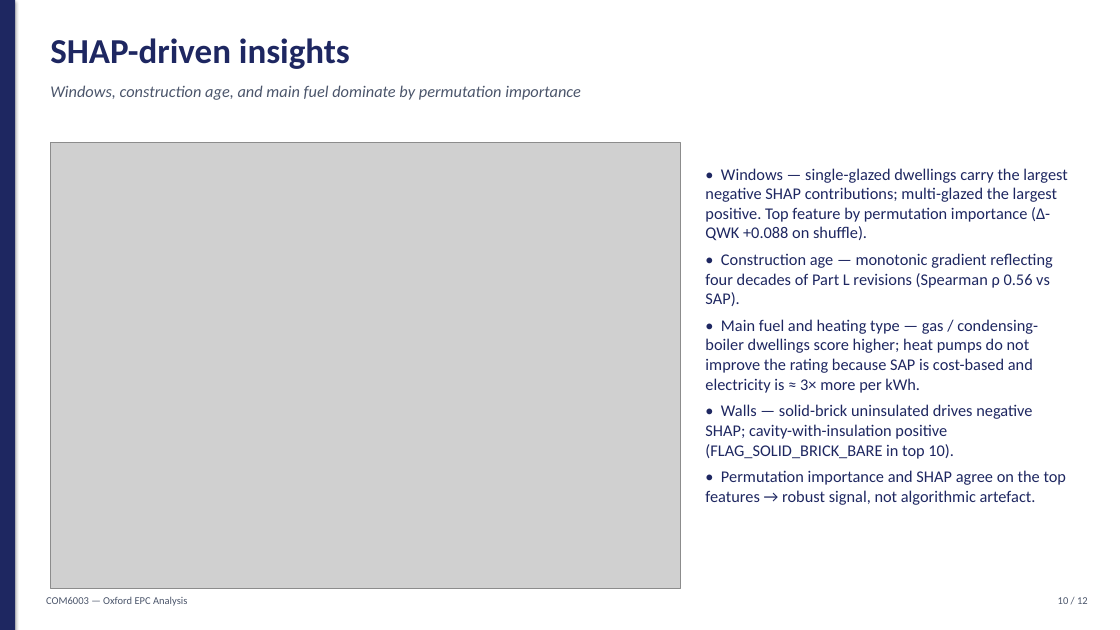
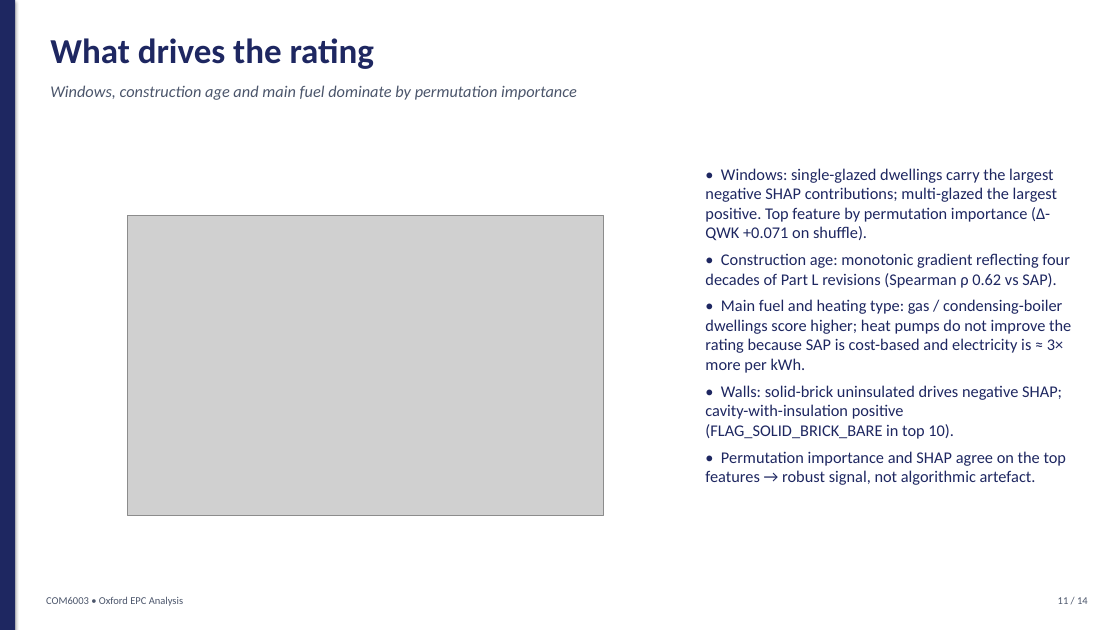
Before and after one commit to parsecsion/oxford-epc, a slide deck: slide 11 of presentation/COM6003_Oxford_Presentation.pptx (slide 10 before the commit). Drawn at 1120x630 pixels with LibreOffice and Linux fonts; fonts in the diff are those of the drawing; grey boxes stand for pictures. Boxes give left, top, right and bottom in pixels: in the first picture for what was removed or moved away, otherwise in the second. Text is boxed around its words. In the diff, an @@ line names an element or a change of style, - is before the commit and + after.

Commit message:
Update presentation to current results; fix stale SHAP/permutation figures
Presentation: refreshed all stale numbers and embedded figures to the current
pipeline run, added a regression-to-band concept-diagram slide and an
unsupervised-segmentation + recommender slide, renumbered footers, removed em
dashes. Regenerated fig_perm_importance (windows top, QWK-scored) and
fig_shap_summary (regressor beeswarm) which were stale legacy plots, and
re-embedded them in both the deck and the report (Figures 9 and 10).

```diff
--- a/presentation/COM6003_Oxford_Presentation.pptx
+++ b/presentation/COM6003_Oxford_Presentation.pptx
@@ text at <box>50,38,374,69</box>: text changed @@
-SHAP-driven insights
+What drives the rating
@@ text at <box>50,85,577,100</box>: text changed @@
-Windows, construction age, and main fuel dominate by permutation importance
+Windows, construction age and main fuel dominate by permutation importance
@@ text at <box>705,168,1071,439</box>: text changed @@
-• Windows — single-glazed dwellings carry the largest negative SHAP contributions; multi-glazed the largest positive. Top feature by permutation importance (Δ-QWK +0.088 on shuffle).
-• Construction age — monotonic gradient reflecting four decades of Part L revisions (Spearman ρ 0.56 vs SAP).
-• Main fuel and heating type — gas / condensing-boiler dwellings score higher; heat pumps do not improve the rating because SAP is cost-based and electricity is ≈ 3× more per kWh.
-• Walls — solid-brick uninsulated drives negative SHAP; cavity-with-insulation positive (FLAG_SOLID_BRICK_BARE in top 10).
+• Windows: single-glazed dwellings carry the largest negative SHAP contributions; multi-glazed the largest positive. Top feature by permutation importance (Δ-QWK +0.071 on shuffle).
+• Construction age: monotonic gradient reflecting four decades of Part L revisions (Spearman ρ 0.62 vs SAP).
+• Main fuel and heating type: gas / condensing-boiler dwellings score higher; heat pumps do not improve the rating because SAP is cost-based and electricity is ≈ 3× more per kWh.
+• Walls: solid-brick uninsulated drives negative SHAP; cavity-with-insulation positive (FLAG_SOLID_BRICK_BARE in top 10).
@@ picture: place and size @@
-picture at <box>50,143,681,588</box>
+picture at <box>127,215,603,515</box>
@@ text at <box>46,596,183,606</box>: text changed @@
-COM6003 — Oxford EPC Analysis
+COM6003 • Oxford EPC Analysis
@@ text at <box>1058,597,1088,604</box>: text changed @@
-10 / 12
+11 / 14
```
Also in this commit, not shown: 11 other slides changed, 2 slides added, 4 other files.
